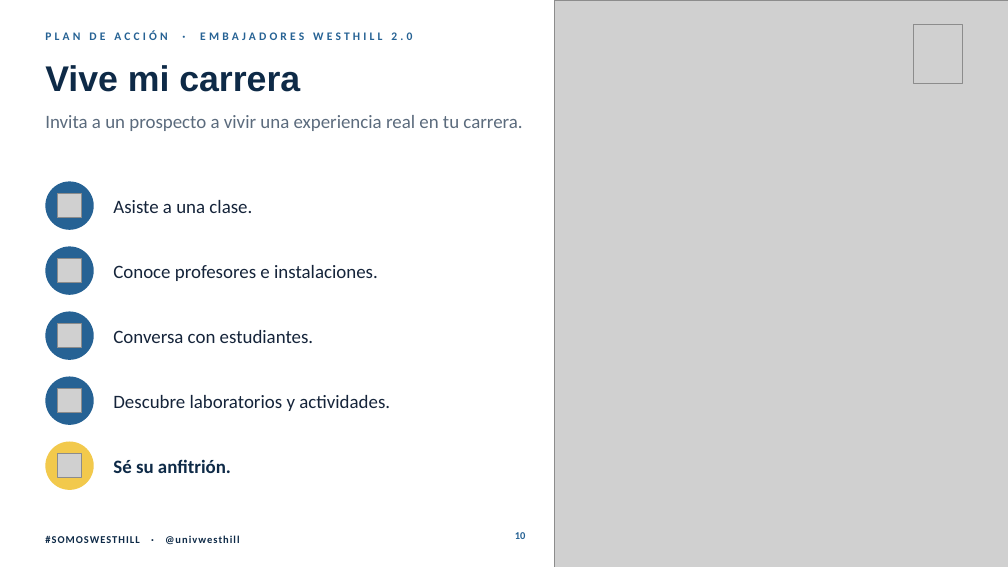
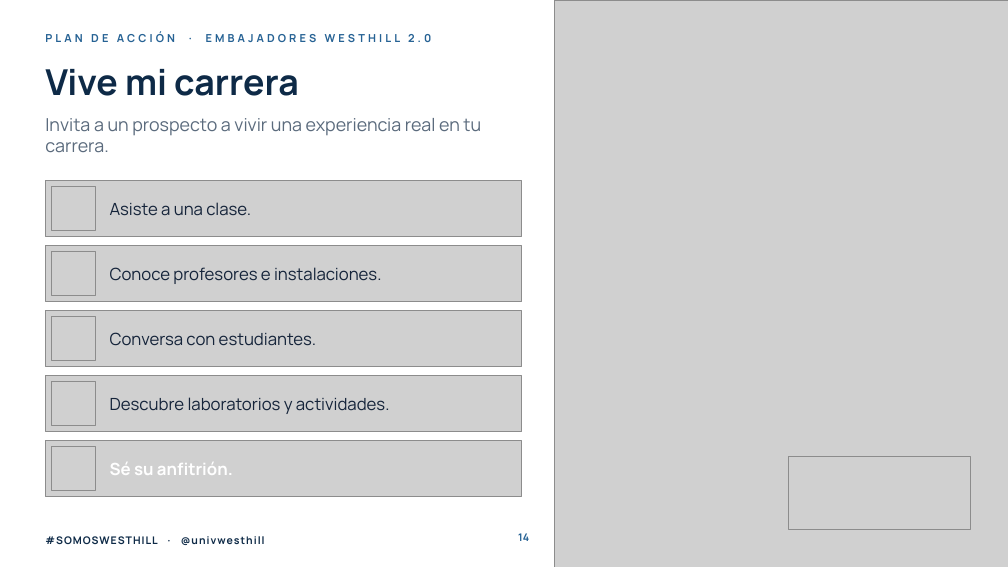
Before and after one commit to dnmcamiloedson-arch/EdUW, a slide deck: slide 14 of presentaciones/Plan_de_Accion_Embajadores_Westhill_2027.pptx (slide 10 before the commit). Drawn at 1008x567 pixels with LibreOffice and Linux fonts; fonts in the diff are those of the drawing; grey boxes stand for pictures; background and template pictures are left out. Boxes give left, top, right and bottom in pixels: in the first picture for what was removed or moved away, otherwise in the second. Text is boxed around its words. In the diff, an @@ line names an element or a change of style, - is before the commit and + after.

```diff
--- a/presentaciones/Plan_de_Accion_Embajadores_Westhill_2027.pptx
+++ b/presentaciones/Plan_de_Accion_Embajadores_Westhill_2027.pptx
@@ text "PLAN DE ACCIÓN · EMBAJADORES ..." at (45,32,431,42): size 11 to 10.5 pt, font Calibri to Manrope @@
@@ picture removed at (913,24,963,83) @@
@@ title "Vive mi carrera" at (45,69,299,96): font Arial to Manrope @@
@@ text "Invita a un prospecto a ..." at (45,118,481,152): size 18 to 17 pt, font Calibri to Manrope @@
@@ ellipse removed at (45,181,94,230) @@
@@ picture added at (45,181,522,237) @@
@@ picture: place and size @@
-picture at (57,194,82,218)
+picture at (51,187,95,231)
@@ ellipse removed at (45,247,94,295) @@
@@ picture added at (45,246,522,302) @@
@@ picture: place and size @@
-picture at (57,259,82,283)
+picture at (51,252,95,296)
@@ ellipse removed at (45,312,94,360) @@
@@ picture added at (45,311,522,367) @@
@@ picture: place and size @@
-picture at (57,324,82,348)
+picture at (51,317,95,361)
@@ size 18 to 16 pt, font Calibri to Manrope in 4 elements at (110,267,381,284), (110,397,390,414), (110,202,251,216), (110,332,317,346) @@
@@ ellipse removed at (45,377,94,425) @@
@@ picture added at (45,376,522,432) @@
@@ picture: place and size @@
-picture at (57,389,82,413)
+picture at (51,382,95,426)
@@ ellipse removed at (45,442,94,490) @@
@@ picture added at (45,441,522,497) @@
@@ picture: place and size @@
-picture at (57,454,82,478)
+picture at (51,447,95,491)
@@ text "Sé su anfitrión." at (110,462,233,475): size 18 to 16 pt, font Calibri to Manrope, text colour #0E2A47 to #FFFFFF @@
@@ picture added at (789,457,970,529) @@
@@ text "#SOMOSWESTHILL · @univwesthill" at (45,536,265,545): font Calibri to Manrope @@
@@ page number at (518,533,529,541): text changed; font Calibri to Manrope @@
-10
+14
```
Also in this commit, not shown: 11 other slides changed, 4 slides added.
